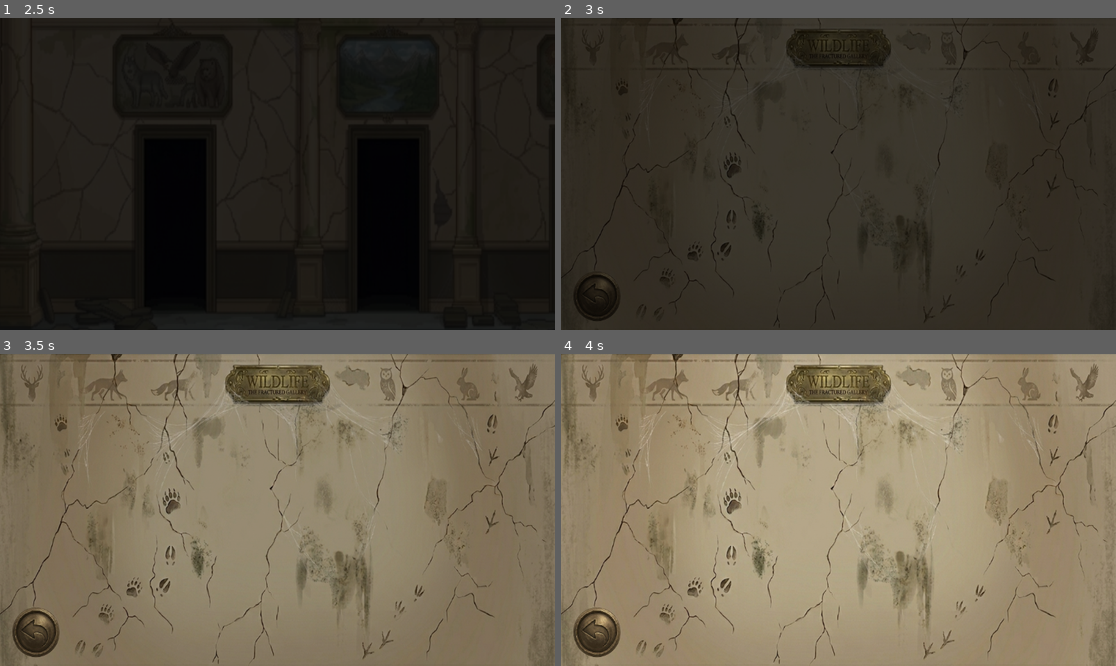
Above: before the commit, frames 1-4 (two rows, left to right).
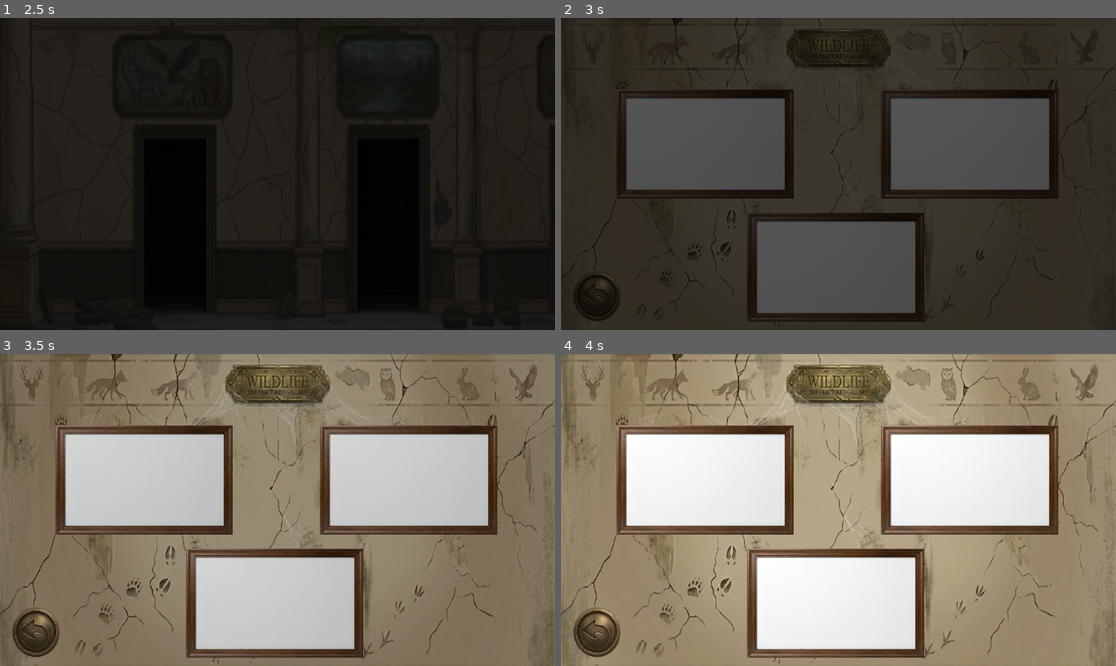
Above: after the commit, the same moments.

Repository: Pablitodmd-Dev/Hidden-Gallery
Game: Godot game, scene res://scenes/ui/MainMenu.tscn
Two runs of this game, one before a commit and one after it. Both use one fixed random seed, a clock stepped at 60 frames per second and the inputs below. The project has no main scene, so this scene is started directly. Sound files missing from this copy of the repository are replaced by a short silence.
Inputs (mouse positions are in pixels of both pictures, inside the frame that each line leads up to):
- Up to frame 1 (2.5 s): click (277, 164) at 0.5 s; drag from (166, 239) to (382, 239) at 1.27 s; drag from (388, 236) to (199, 236) at 2.02 s
- Up to frame 2 (3 s): click (594, 295) at 2.75 s
- Up to frame 3 (3.5 s): no input
- Up to frame 4 (4 s): click (594, 631) at 3.5 s

Frame 1 is identical in both runs. In frame 2, 31% of the frame differs, in the area x 10-90%, y 22-98%; in frame 3, 33%; in frame 4, 33%.
Error in both runs: Cannot call method 'change_scene_to_file' on a null value. (res://scripts/Rooms/principal_room.gd:37)

Commit message:
Charts added to rooms

Diff:
--- a/scenes/Rooms/AnimalsRoom.tscn
+++ b/scenes/Rooms/AnimalsRoom.tscn
@@ -5,6 +5,10 @@
 [ext_resource type="Texture2D" uid="uid://cagbc8upyqwxn" path="res://assets/Rooms/AnimalsRoomCleaned.png" id="2_bms26"]
 [ext_resource type="Texture2D" uid="uid://bpp2mqryhoh3j" path="res://assets/Rooms/Buttons/BackButton.png" id="3_2xhq2"]
 [ext_resource type="AudioStream" uid="uid://b8th7lsb5ktve" path="res://assets/Sounds/sfx/NormalSteps.wav" id="5_y6m8h"]
+[ext_resource type="Texture2D" uid="uid://cbe5pkfai7hhc" path="res://assets/PaintingChart/PaintingChart.png" id="6_57udg"]
+
+[sub_resource type="RectangleShape2D" id="RectangleShape2D_s27vk"]
+size = Vector2(362.5, 222.5)
 
 [sub_resource type="Animation" id="Animation_hgwkw"]
 length = 0.001
@@ -117,7 +121,51 @@
 ignore_texture_size = true
 stretch_mode = 0
 
+[node name="StepsSound" type="AudioStreamPlayer2D" parent="." unique_id=521326974]
+stream = ExtResource("5_y6m8h")
+volume_db = -10.0
+
+[node name="AnimalChart1" type="Area2D" parent="." unique_id=48656130]
+position = Vector2(-2, 0)
+
+[node name="Chart" type="Sprite2D" parent="AnimalChart1" unique_id=658464525]
+position = Vector2(301, 262)
+scale = Vector2(0.35783836, 0.34923077)
+texture = ExtResource("6_57udg")
+
+[node name="CollisionShape2D" type="CollisionShape2D" parent="AnimalChart1" unique_id=1052224759]
+position = Vector2(300.75, 262.75)
+shape = SubResource("RectangleShape2D_s27vk")
+debug_color = Color(0.593101, 0.5399531, 0.22091404, 0.41960785)
+
+[node name="AnimalChart2" type="Area2D" parent="." unique_id=150093578]
+position = Vector2(547, 0)
+
+[node name="Chart" type="Sprite2D" parent="AnimalChart2" unique_id=1919220515]
+position = Vector2(301, 262)
+scale = Vector2(0.35783836, 0.34923077)
+texture = ExtResource("6_57udg")
+
+[node name="CollisionShape2D" type="CollisionShape2D" parent="AnimalChart2" unique_id=1784211004]
+position = Vector2(300.75, 262.75)
+shape = SubResource("RectangleShape2D_s27vk")
+debug_color = Color(0.3107405, 0.601835, 0.5065978, 0.41960785)
+
+[node name="AnimalChart3" type="Area2D" parent="." unique_id=62094558]
+position = Vector2(269, 256)
+
+[node name="Chart" type="Sprite2D" parent="AnimalChart3" unique_id=319898625]
+position = Vector2(301, 262)
+scale = Vector2(0.35783836, 0.34923077)
+texture = ExtResource("6_57udg")
+
+[node name="CollisionShape2D" type="CollisionShape2D" parent="AnimalChart3" unique_id=1149015468]
+position = Vector2(300.75, 262.75)
+shape = SubResource("RectangleShape2D_s27vk")
+debug_color = Color(0.6843991, 0.4383592, 0.6531308, 0.41960785)
+
 [node name="ColorRect" type="ColorRect" parent="." unique_id=247799214]
+visible = false
 layout_mode = 0
 offset_right = 1152.0
 offset_bottom = 648.0
@@ -126,8 +174,4 @@
 [node name="AnimationPlayer" type="AnimationPlayer" parent="." unique_id=1072336641]
 libraries/ = SubResource("AnimationLibrary_57udg")
 
-[node name="StepsSound" type="AudioStreamPlayer2D" parent="." unique_id=521326974]
-stream = ExtResource("5_y6m8h")
-volume_db = -10.0
-
 [connection signal="pressed" from="TextureButton" to="." method="_on_texture_button_pressed"]
--- a/scenes/Rooms/FlowerRoom.tscn
+++ b/scenes/Rooms/FlowerRoom.tscn
@@ -5,6 +5,10 @@
 [ext_resource type="Texture2D" uid="uid://cww7sc1fca2p5" path="res://assets/Rooms/FloraRoomCleaned.png" id="2_ruufd"]
 [ext_resource type="Texture2D" uid="uid://bpp2mqryhoh3j" path="res://assets/Rooms/Buttons/BackButton.png" id="3_h0ggu"]
 [ext_resource type="AudioStream" uid="uid://b8th7lsb5ktve" path="res://assets/Sounds/sfx/NormalSteps.wav" id="5_cdm5a"]
+[ext_resource type="Texture2D" uid="uid://cbe5pkfai7hhc" path="res://assets/PaintingChart/PaintingChart.png" id="6_obvqg"]
+
+[sub_resource type="RectangleShape2D" id="RectangleShape2D_l0ldu"]
+size = Vector2(362.5, 222.5)
 
 [sub_resource type="Animation" id="Animation_hgwkw"]
 length = 0.001
@@ -117,17 +121,44 @@
 ignore_texture_size = true
 stretch_mode = 0
 
+[node name="StepsSound" type="AudioStreamPlayer2D" parent="." unique_id=261716570]
+stream = ExtResource("5_cdm5a")
+volume_db = -10.0
+
+[node name="AnimalChart1" type="Area2D" parent="." unique_id=1557386089]
+position = Vector2(-56, -14)
+
+[node name="Chart" type="Sprite2D" parent="AnimalChart1" unique_id=1511119670]
+position = Vector2(301, 262)
+scale = Vector2(0.35783836, 0.34923077)
+texture = ExtResource("6_obvqg")
+
+[node name="CollisionShape2D" type="CollisionShape2D" parent="AnimalChart1" unique_id=812874325]
+position = Vector2(300.75, 262.75)
+shape = SubResource("RectangleShape2D_l0ldu")
+debug_color = Color(0.593101, 0.5399531, 0.22091404, 0.41960785)
+
+[node name="AnimalChart2" type="Area2D" parent="." unique_id=410569256]
+position = Vector2(627, 217)
+
+[node name="Chart" type="Sprite2D" parent="AnimalChart2" unique_id=23744597]
+position = Vector2(301, 262)
+scale = Vector2(0.35783836, 0.34923077)
+texture = ExtResource("6_obvqg")
+
+[node name="CollisionShape2D" type="CollisionShape2D" parent="AnimalChart2" unique_id=2061269854]
+position = Vector2(300.75, 262.75)
+shape = SubResource("RectangleShape2D_l0ldu")
+debug_color = Color(0.3107405, 0.601835, 0.5065978, 0.41960785)
+
+[node name="AnimationPlayer" type="AnimationPlayer" parent="." unique_id=1700323716]
+libraries/ = SubResource("AnimationLibrary_obvqg")
+
 [node name="ColorRect" type="ColorRect" parent="." unique_id=1941295161]
+visible = false
 layout_mode = 0
 offset_right = 1152.0
 offset_bottom = 648.0
 color = Color(0, 0, 0, 1)
 
-[node name="AnimationPlayer" type="AnimationPlayer" parent="." unique_id=1700323716]
-libraries/ = SubResource("AnimationLibrary_obvqg")
-
-[node name="StepsSound" type="AudioStreamPlayer2D" parent="." unique_id=261716570]
-stream = ExtResource("5_cdm5a")
-volume_db = -10.0
-
 [connection signal="pressed" from="TextureButton" to="." method="_on_texture_button_pressed"]
--- a/scenes/Rooms/LandscapeRoom.tscn
+++ b/scenes/Rooms/LandscapeRoom.tscn
@@ -5,6 +5,10 @@
 [ext_resource type="Texture2D" uid="uid://c40ejjhoewfo0" path="res://assets/Rooms/LandscapeRoomCleaned.png" id="2_5xvms"]
 [ext_resource type="Texture2D" uid="uid://bpp2mqryhoh3j" path="res://assets/Rooms/Buttons/BackButton.png" id="3_dim0j"]
 [ext_resource type="AudioStream" uid="uid://b8th7lsb5ktve" path="res://assets/Sounds/sfx/NormalSteps.wav" id="5_sj86m"]
+[ext_resource type="Texture2D" uid="uid://cbe5pkfai7hhc" path="res://assets/PaintingChart/PaintingChart.png" id="6_dma2u"]
+
+[sub_resource type="RectangleShape2D" id="RectangleShape2D_fe37w"]
+size = Vector2(362.5, 222.5)
 
 [sub_resource type="Animation" id="Animation_hgwkw"]
 length = 0.001
@@ -117,7 +121,38 @@
 ignore_texture_size = true
 stretch_mode = 0
 
+[node name="StepsSound" type="AudioStreamPlayer2D" parent="." unique_id=1039837900]
+stream = ExtResource("5_sj86m")
+volume_db = -10.0
+
+[node name="AnimalChart1" type="Area2D" parent="." unique_id=1080176408]
+position = Vector2(-24, 18)
+
+[node name="Chart" type="Sprite2D" parent="AnimalChart1" unique_id=1379220742]
+position = Vector2(301, 262)
+scale = Vector2(0.35783836, 0.34923077)
+texture = ExtResource("6_dma2u")
+
+[node name="CollisionShape2D" type="CollisionShape2D" parent="AnimalChart1" unique_id=1906157905]
+position = Vector2(300.75, 262.75)
+shape = SubResource("RectangleShape2D_fe37w")
+debug_color = Color(0.593101, 0.5399531, 0.22091404, 0.41960785)
+
+[node name="AnimalChart2" type="Area2D" parent="." unique_id=1219781723]
+position = Vector2(593, 210)
+
+[node name="Chart" type="Sprite2D" parent="AnimalChart2" unique_id=1003465723]
+position = Vector2(301, 262)
+scale = Vector2(0.35783836, 0.34923077)
+texture = ExtResource("6_dma2u")
+
+[node name="CollisionShape2D" type="CollisionShape2D" parent="AnimalChart2" unique_id=1752360114]
+position = Vector2(300.75, 262.75)
+shape = SubResource("RectangleShape2D_fe37w")
+debug_color = Color(0.3107405, 0.601835, 0.5065978, 0.41960785)
+
 [node name="ColorRect" type="ColorRect" parent="." unique_id=1254796533]
+visible = false
 layout_mode = 0
 offset_right = 1152.0
 offset_bottom = 648.0
@@ -126,8 +161,4 @@
 [node name="AnimationPlayer" type="AnimationPlayer" parent="." unique_id=1953295851]
 libraries/ = SubResource("AnimationLibrary_dma2u")
 
-[node name="StepsSound" type="AudioStreamPlayer2D" parent="." unique_id=1039837900]
-stream = ExtResource("5_sj86m")
-volume_db = -10.0
-
 [connection signal="pressed" from="TextureButton" to="." method="_on_texture_button_pressed"]
--- a/scripts/GameManager.gd
+++ b/scripts/GameManager.gd
@@ -1,5 +1,14 @@
 extends Node
 
-var animals_room_fixed: bool = false
-var landscape_room_fixed: bool = false
-var flora_room_fixed: bool = false
+# Animales
+var puzzle_animal_1 = false
+var puzzle_animal_2 = false
+var puzzle_animal_3 = false
+
+# Flora
+var puzzle_flora_1 = false
+var puzzle_flora_2 = false
+
+# Paisajes
+var puzzle_landscape_1 = false
+var puzzle_landscape_2 = false
